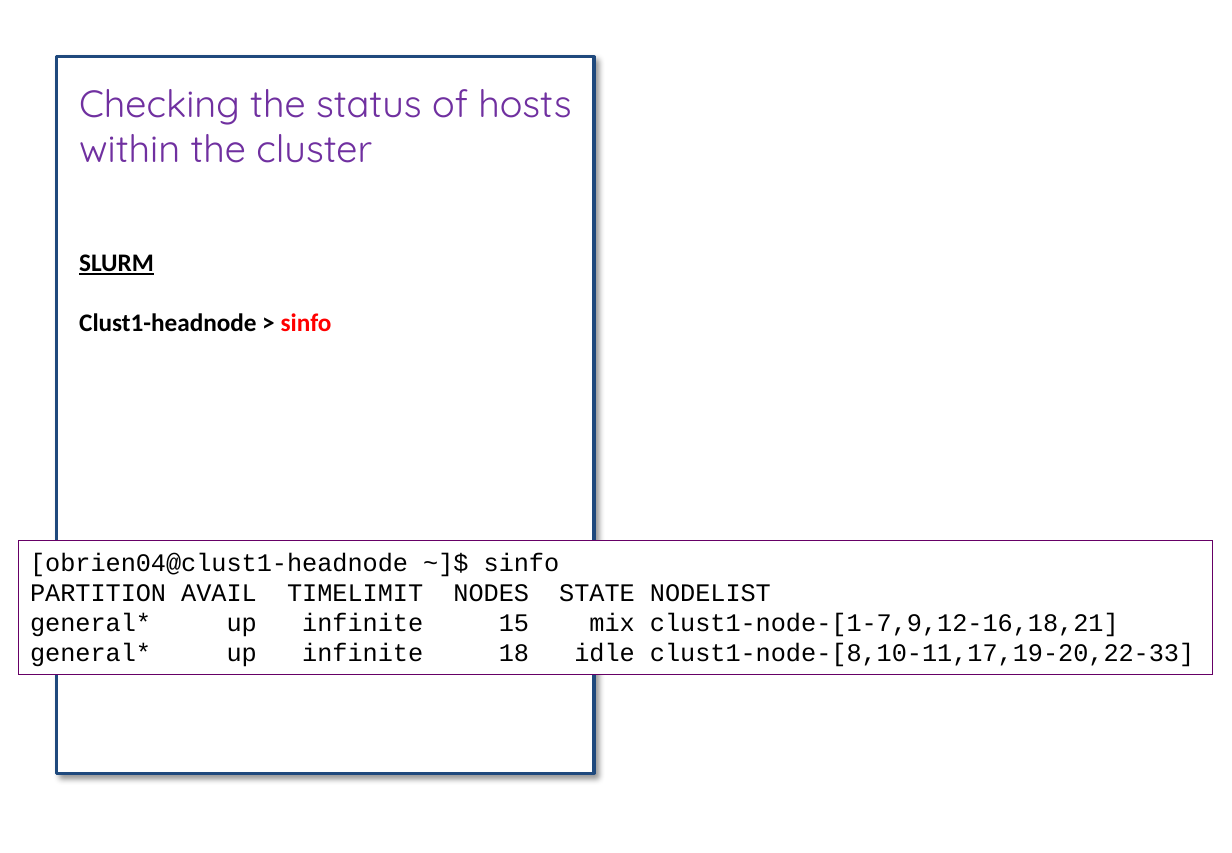
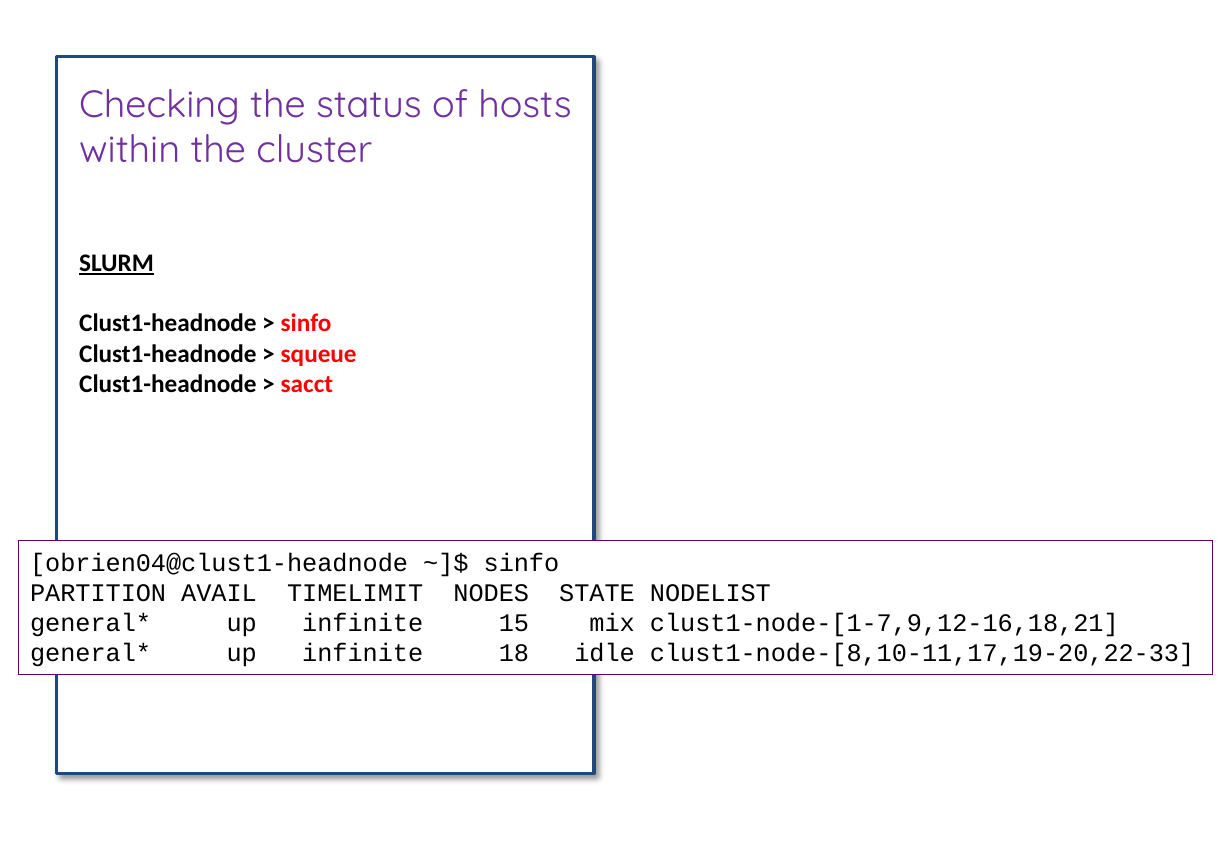
Before and after one commit to bioinformatics-core-shared-training/hpc, a slide deck: slide 7 of CRUK-cluster-introduction-II.pptx. Drawn at 1232x853 pixels with LibreOffice and Linux fonts; fonts in the diff are those of the drawing. Boxes give left, top, right and bottom in pixels: in the first picture for what was removed or moved away, otherwise in the second. Text is boxed around its words. In the diff, an @@ line names an element or a change of style, - is before the commit and + after.

```diff
--- a/CRUK-cluster-introduction-II.pptx
+++ b/CRUK-cluster-introduction-II.pptx
@@ text in rectangle at box(79, 344, 357, 393): paragraphs added @@
+Clust1-headnode > squeue
+Clust1-headnode > sacct
```
Also in this commit, not shown: 6 other slides changed, 4 slides added, 1 other file.
